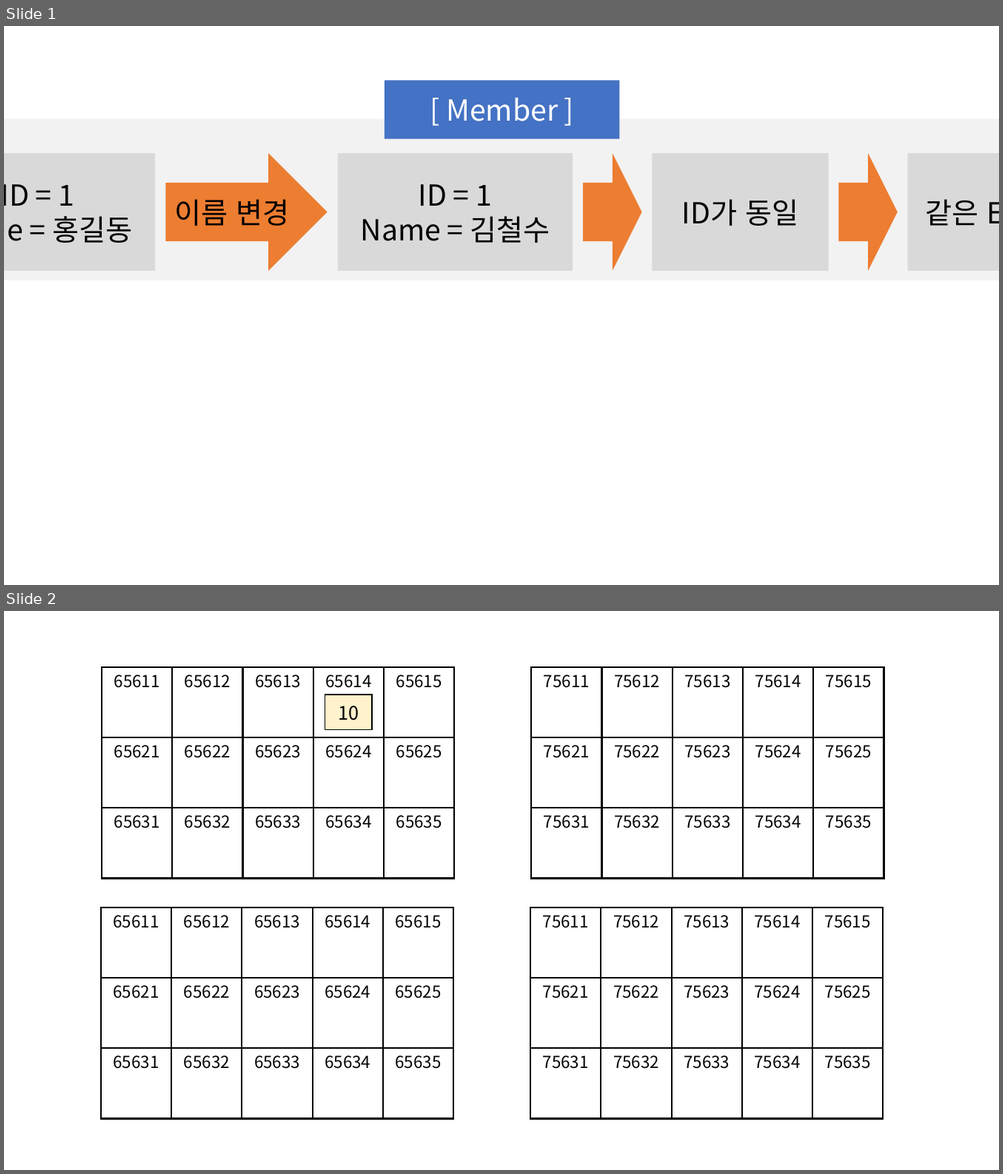
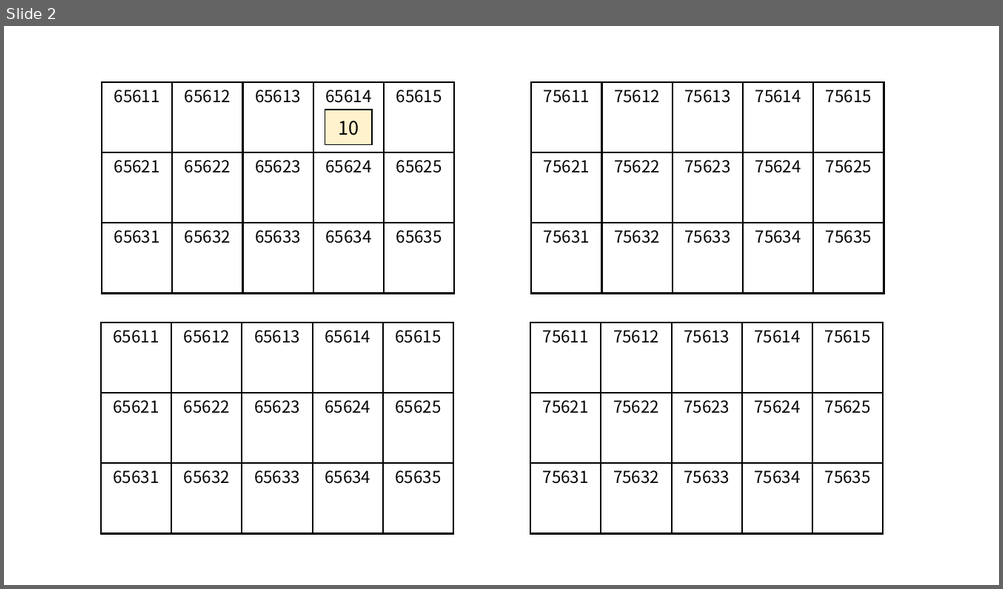
Before and after one commit to ho8566z/daily_log, a slide deck: notion/create_notion_img.pptx. Shown one above the other, each under a label of ours: slides 1 and 2 before the commit, slide 2 after it. The pictures are 1003x1174 and 1003x589 pixels, drawn with LibreOffice and Linux fonts; fonts in the diff are those of the drawing. Boxes give left, top, right and bottom in pixels: in the first picture for what was removed or moved away, otherwise in the second. Text is boxed around its words. In the diff, an @@ line names an element or a change of style, - is before the commit and + after.

```diff
--- a/notion/create_notion_img.pptx
+++ b/notion/create_notion_img.pptx
@@ slide 1 removed at bbox=[4, 26, 999, 585], background #FFFFFF @@
@@ rectangle removed at bbox=[384, 81, 620, 139] @@
-[ Member ]
@@ rectangle removed at bbox=[4, 119, 999, 281] @@
@@ group removed at bbox=[4, 153, 999, 271]: 4 rectangles, 3 right arrows @@
-ID = 1
-Name = 홍길동
-ID = 1
-Name = 김철수
-ID가 동일
-같은 Entity
-이름 변경
```
Also in this commit, not shown: 1 slide added, 7 other files.
